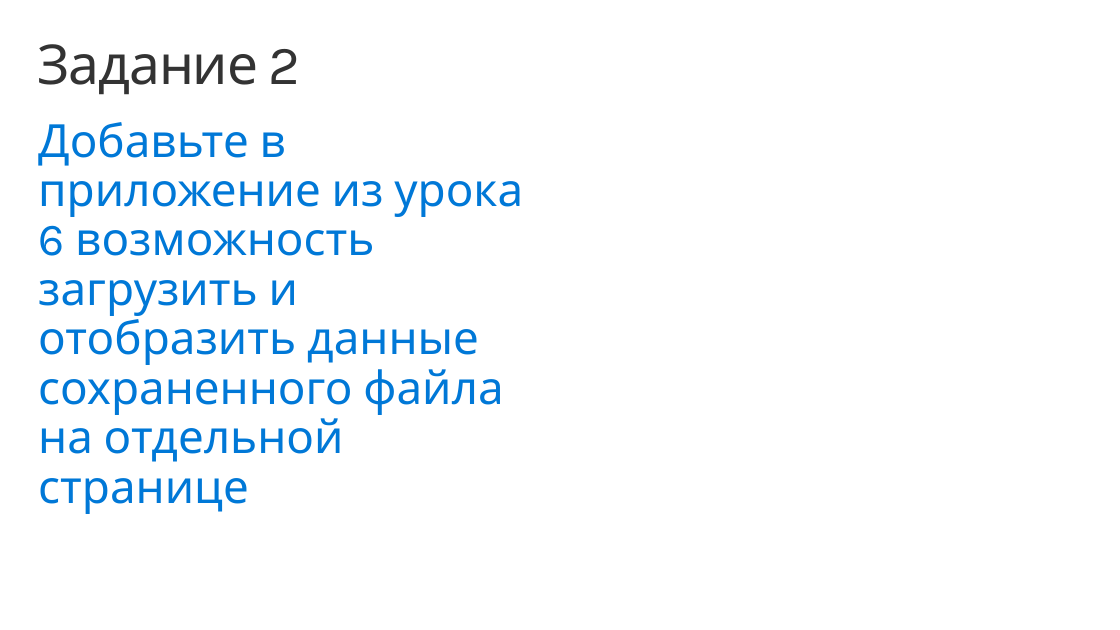
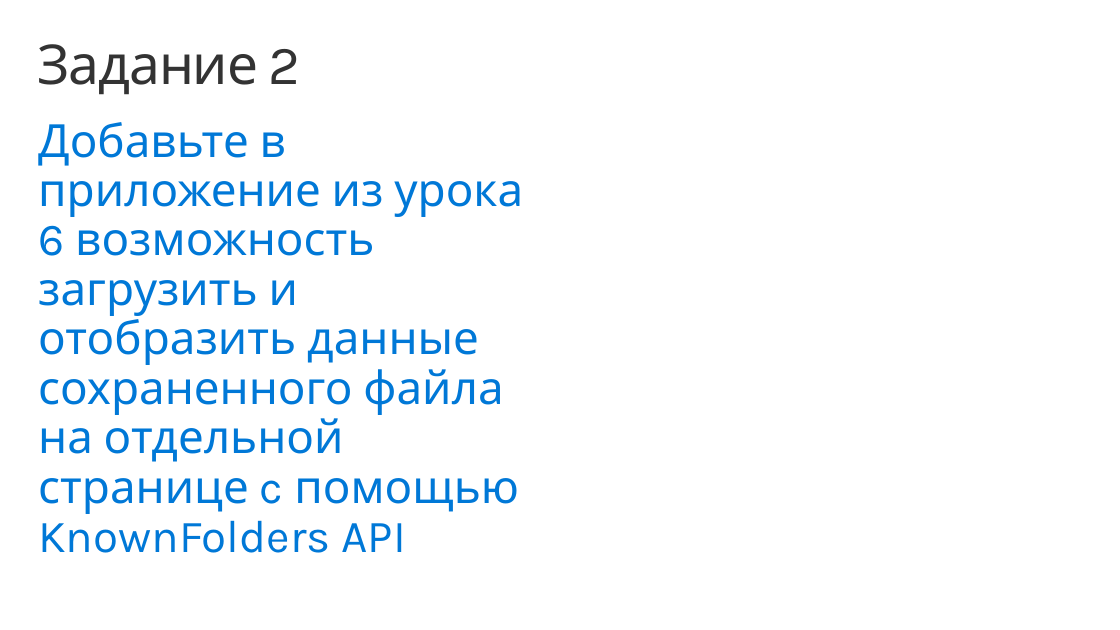
Before and after one commit to evangelism/Win10UWPCourse, a slide deck: slide 3 of 06. Data Storage/Lab 6 - File Management and storage (RUS).pptx. Drawn at 1120x630 pixels with LibreOffice and Linux fonts; fonts in the diff are those of the drawing; background and template pictures are left out. Boxes give left, top, right and bottom in pixels: in the first picture for what was removed or moved away, otherwise in the second. Text is boxed around its words. In the diff, an @@ line names an element or a change of style, - is before the commit and + after.

Commit message:
Add corrections to lab

```diff
--- a/06. Data Storage/Lab 6 - File Management and storage (RUS).pptx
+++ b/06. Data Storage/Lab 6 - File Management and storage (RUS).pptx
@@ text at (x1=38, y1=122, x2=523, y2=553): text changed @@
-Добавьте в приложение из урока 6 возможность загрузить и отобразить данные сохраненного файла на отдельной странице
+Добавьте в приложение из урока 6 возможность загрузить и отобразить данные сохраненного файла на отдельной странице c помощью KnownFolders API
```
